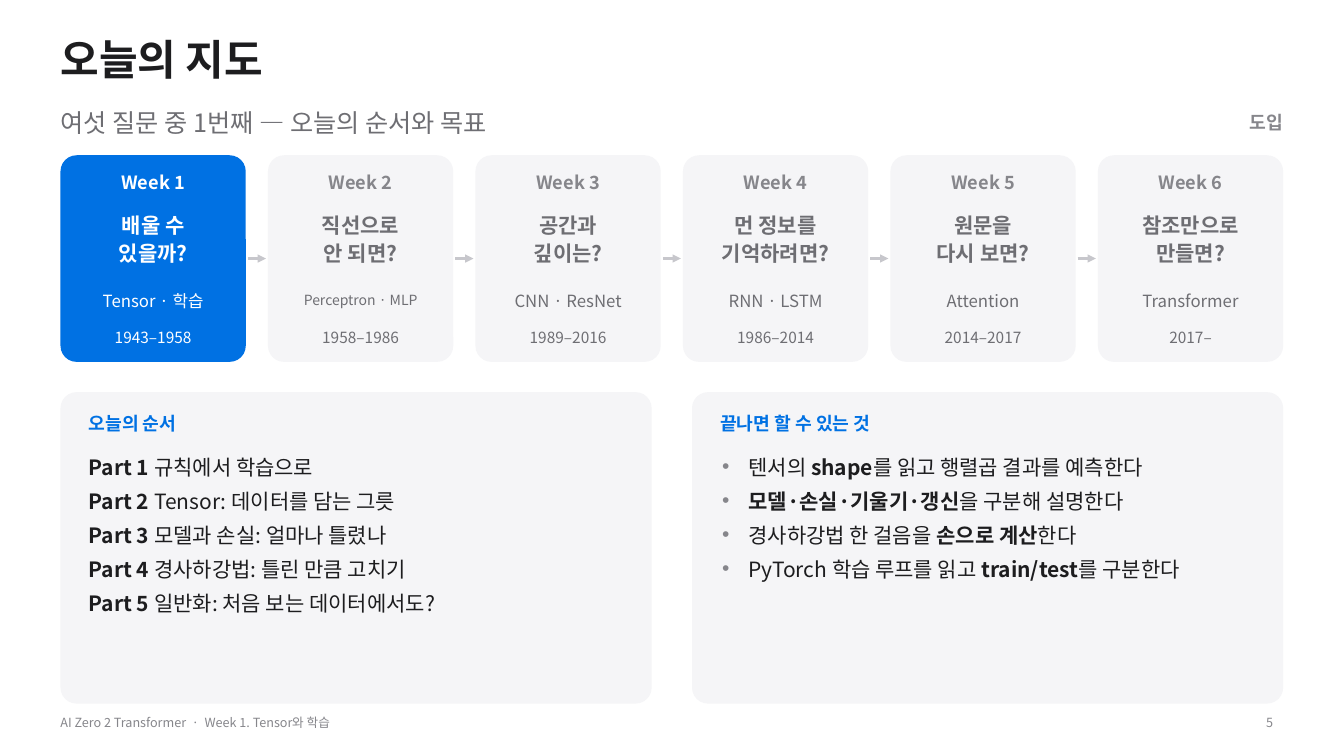
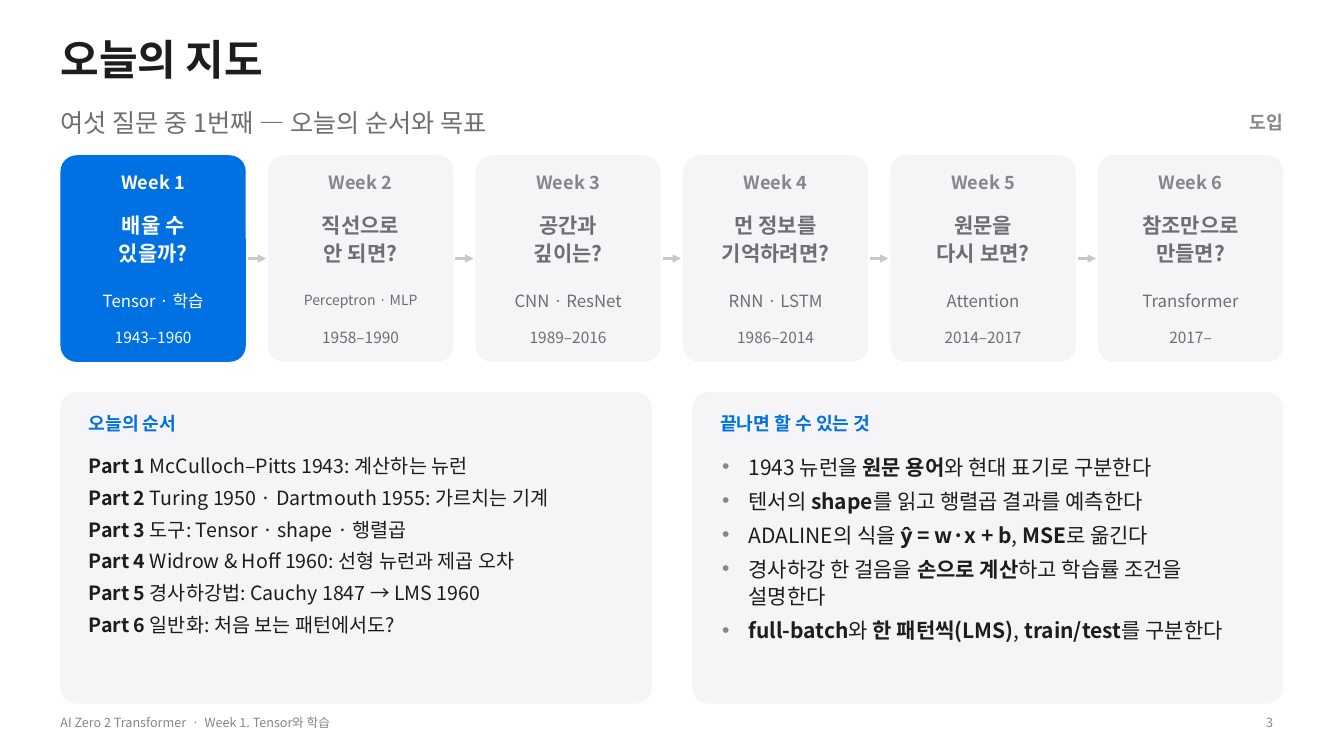
Before and after one commit to myunhh/AI-Zero-2-Transformers, a slide deck: slide 3 of lectures/week01_tensor_and_learning.pptx (slide 5 before the commit). Drawn at 1344x756 pixels with LibreOffice and Linux fonts; fonts in the diff are those of the drawing. Boxes give left, top, right and bottom in pixels: in the first picture for what was removed or moved away, otherwise in the second. Text is boxed around its words. In the diff, an @@ line names an element or a change of style, - is before the commit and + after.

```diff
--- a/lectures/week01_tensor_and_learning.pptx
+++ b/lectures/week01_tensor_and_learning.pptx
@@ text at (x1=115, y1=331, x2=192, y2=343): text changed @@
-1943–1958
+1943–1960
@@ text at (x1=322, y1=331, x2=399, y2=343): text changed @@
-1958–1986
+1958–1990
@@ text at (x1=89, y1=456, x2=548, y2=634): text changed; size 15 to 14 pt @@
-Part 1 규칙에서 학습으로
-Part 2 Tensor: 데이터를 담는 그릇
-Part 3 모델과 손실: 얼마나 틀렸나
-Part 4 경사하강법: 틀린 만큼 고치기
-Part 5 일반화: 처음 보는 데이터에서도?
+Part 1 McCulloch–Pitts 1943: 계산하는 뉴런
+Part 2 Turing 1950 · Dartmouth 1955: 가르치는 기계
+Part 3 도구: Tensor · shape · 행렬곱
+Part 4 Widrow & Hoff 1960: 선형 뉴런과 제곱 오차
+Part 5 경사하강법: Cauchy 1847 → LMS 1960
+Part 6 일반화: 처음 보는 패턴에서도?
@@ text at (x1=748, y1=457, x2=1151, y2=477): paragraph added @@
+• 1943 뉴런을 원문 용어와 현대 표기로 구분한다
@@ text at (x1=748, y1=525, x2=1222, y2=642): text changed; bold on @@
-• 모델·손실·기울기·갱신을 구분해 설명한다
-• 경사하강법 한 걸음을 손으로 계산한다
-• PyTorch 학습 루프를 읽고 train/test를 구분한다
+• ADALINE의 식을 ŷ = w·x + b, MSE로 옮긴다
+• 경사하강 한 걸음을 손으로 계산하고 학습률 조건을 설명한다
+• full-batch와 한 패턴씩(LMS), train/test를 구분한다
@@ page number at (x1=1266, y1=717, x2=1273, y2=727): text changed @@
-5
+3
```
Also in this commit, not shown: 28 other slides changed, 25 slides added, 10 slides removed, 3 other files.
